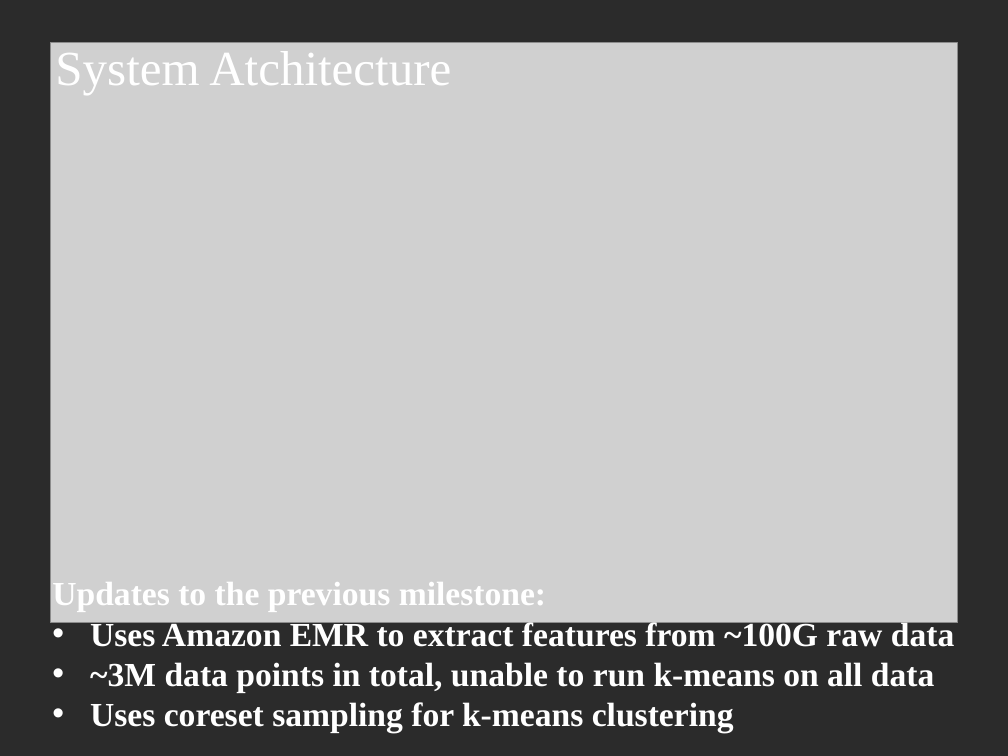
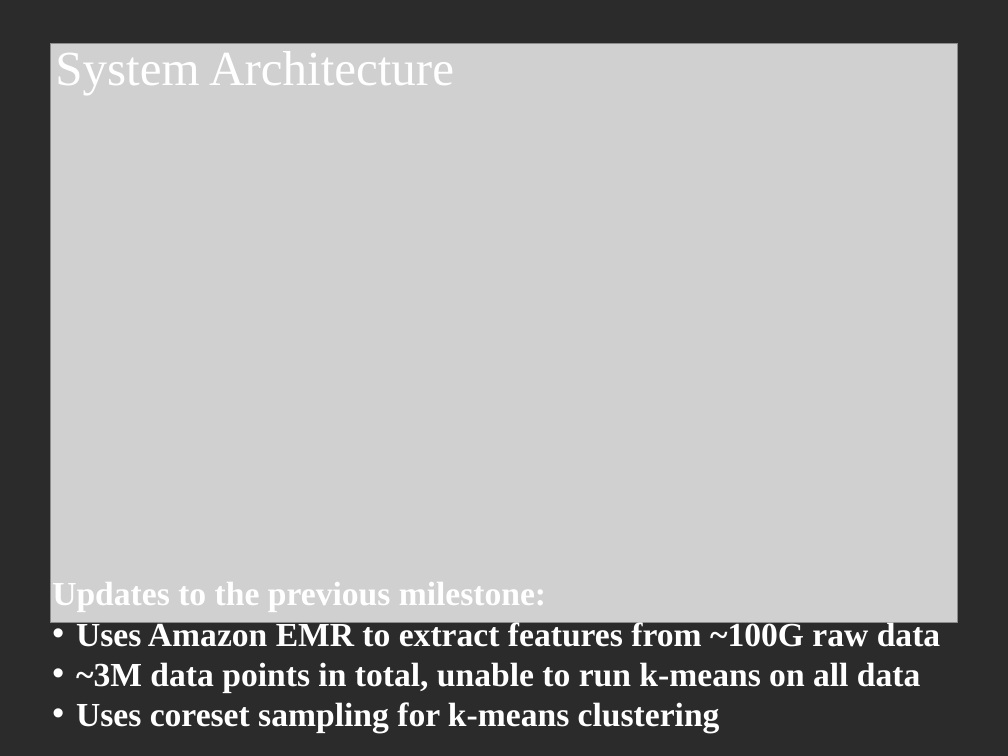
Before and after one commit to raynald/ETH_BBBigData, a slide deck: slide 3 of report_milestone3/Milestone 3.pptx. Drawn at 1008x756 pixels with LibreOffice and Linux fonts; fonts in the diff are those of the drawing; grey boxes stand for pictures; background and template pictures are left out; a plain dark background stands for a picture behind light text. Boxes give left, top, right and bottom in pixels: in the first picture for what was removed or moved away, otherwise in the second. Text is boxed around its words. In the diff, an @@ line names an element or a change of style, - is before the commit and + after.

Commit message:
typo

```diff
--- a/report_milestone3/Milestone 3.pptx
+++ b/report_milestone3/Milestone 3.pptx
@@ text at bbox=[55, 51, 454, 95]: text changed @@
-System Atchitecture
+System Architecture
@@ text at bbox=[76, 619, 940, 733]: indent changed @@
```
Also in this commit, not shown: 3 other slides changed.
